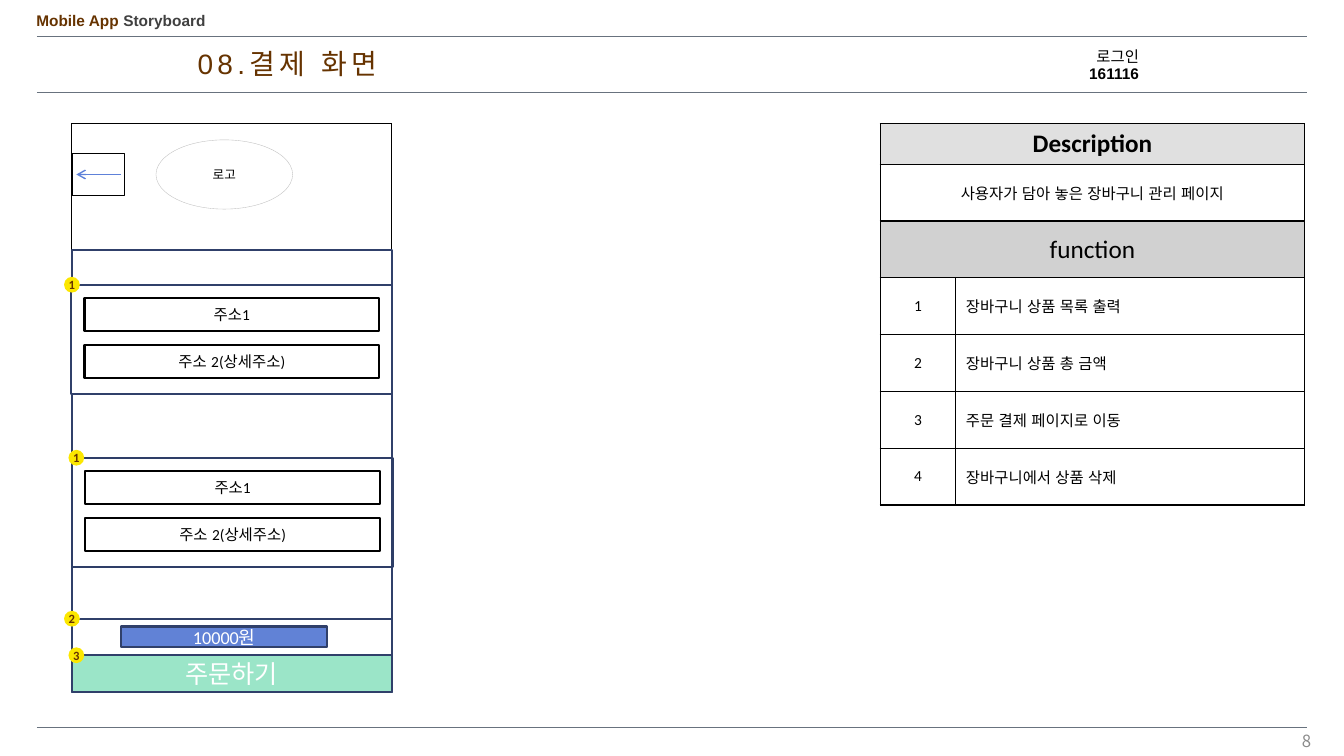
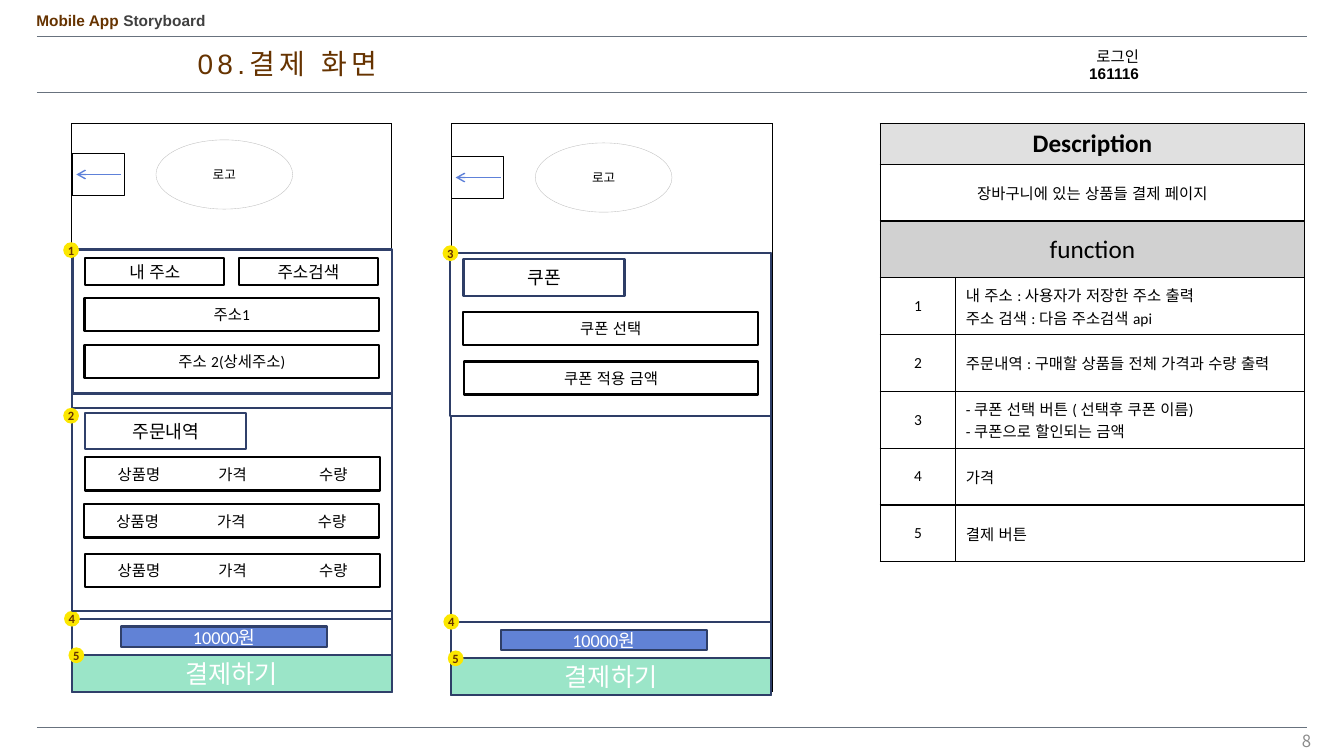
Before and after one commit to kangheechoul/document, a slide deck: slide 8 of 프레젠테이션 1.pptx. Drawn at 1344x756 pixels with LibreOffice and Linux fonts; fonts in the diff are those of the drawing. Boxes give left, top, right and bottom in pixels: in the first picture for what was removed or moved away, otherwise in the second. Text is boxed around its words. In the diff, an @@ line names an element or a change of style, - is before the commit and + after.

Commit message:
0525 app_ppt

```diff
--- a/프레젠테이션 1.pptx
+++ b/프레젠테이션 1.pptx
@@ rectangle added at [452, 124, 772, 692], outline #000000 0.75 pt @@
@@ ellipse added at [535, 143, 673, 213], outline #BFBFBF 0.25 pt, 9 pt, text #000000 @@
+로고
@@ table at [880, 124, 1305, 563] @@
-row 2, column 1: 사용자가 담아 놓은 장바구니 관리 페이지
+row 2, column 1: 장바구니에 있는 상품들 결제 페이지
-row 4: 1 | 장바구니 상품 목록 출력
-row 5: 2 | 장바구니 상품 총 금액
-row 6: 3 | 주문 결제 페이지로 이동
-row 7: 4 | 장바구니에서 상품 삭제
+row 4: 1 | 내 주소 : 사용자가 저장한 주소 출력 / 주소 검색 : 다음 주소검색 api
+row 5: 2 | 주문내역 : 구매할 상품들 전체 가격과 수량 출력
+row 6: 3 | - 쿠폰 선택 버튼 ( 선택후 쿠폰 이름) / - 쿠폰으로 할인되는 금액
+row 7: 4 | 가격
+row 8: 5 | 결제 버튼
@@ rectangle added at [452, 156, 504, 199], fill #FFFFFF, outline #000000 1 pt @@
@@ arrow added from (501, 177) to (456, 177), #5E81D9 1 pt @@
@@ ellipse "1": place and size @@
-ellipse "1" at [65, 277, 81, 293]
+ellipse "1" at [64, 242, 80, 258]
@@ rectangle: place and size @@
-rectangle at [72, 284, 392, 394]
+rectangle at [74, 249, 392, 393]
@@ rectangle added at [86, 258, 225, 285], fill #FFFFFF, outline #000000 1.5 pt, 12 pt, text #000000 @@
+내 주소
@@ rectangle added at [239, 258, 378, 285], fill #FFFFFF, outline #000000 1.5 pt, 12 pt, text #000000 @@
+주소검색
@@ ellipse added at [443, 245, 459, 261], fill #FCE700, 9 pt, text #663300, bold @@
+3
@@ rectangle added at [451, 253, 771, 415], fill #FFFFFF, outline #2E3E67 1.5 pt @@
@@ rectangle added at [452, 253, 771, 695], fill #FFFFFF, outline #2E3E67 1.5 pt @@
@@ rectangle added at [464, 259, 625, 296], fill #FFFFFF, outline #2E3E67 1.5 pt, 13 pt, text #000000 @@
+쿠폰
@@ rectangle added at [464, 312, 758, 345], fill #FFFFFF, outline #000000 1.5 pt, 11 pt, text #000000 @@
+쿠폰 선택
@@ rectangle added at [464, 362, 758, 395], fill #FFFFFF, outline #000000 1.5 pt, 11 pt, text #000000 @@
+쿠폰 적용 금액
@@ ellipse "2": place and size @@
-ellipse "2" at [69, 450, 85, 466]
+ellipse "2" at [64, 408, 80, 424]
@@ text in ellipse at [68, 412, 74, 424]: text changed @@
-1
+2
@@ rectangle: place and size @@
-rectangle at [72, 458, 392, 568]
+rectangle at [72, 408, 391, 611]
@@ rectangle added at [86, 412, 247, 450], fill #FFFFFF, outline #30416A 1.5 pt, 13 pt, text #000000 @@
+주문내역
@@ rectangle "상품명 가격 수량": place and size @@
-rectangle "상품명 가격 수량" at [86, 471, 380, 504]
+rectangle "상품명 가격 수량" at [86, 458, 380, 491]
@@ text in rectangle at [118, 467, 347, 481]: text changed @@
-주소1
+상품명 가격 수량
@@ rectangle added at [84, 504, 378, 537], fill #FFFFFF, outline #000000 1.5 pt, 11 pt, text #000000 @@
+상품명 가격 수량
@@ rectangle removed at [86, 518, 380, 552] @@
-주소 2(상세주소)
@@ rectangle added at [86, 554, 380, 587], fill #FFFFFF, outline #000000 1.5 pt, 11 pt, text #000000 @@
+상품명 가격 수량
@@ text in ellipse at [69, 615, 75, 627]: text changed @@
-2
+4
@@ ellipse added at [444, 614, 460, 630], fill #FCE700, 9 pt, text #663300, bold @@
+4
@@ rectangle added at [452, 622, 771, 696], fill #FFFFFF, outline #2E3E67 1.5 pt @@
@@ ellipse added at [448, 650, 464, 666], fill #FCE700, 9 pt, text #663300, bold @@
+5
@@ rectangle added at [452, 658, 771, 695], fill #9BE5C8, outline #2E3E67 1.5 pt, 18 pt, text #FFFFFF @@
+결제하기
@@ rectangle added at [501, 630, 707, 651], fill #6182D6, outline #2E3E67 1.5 pt, 13 pt, text #FFFFFF @@
+10000원
@@ text in rectangle at [185, 662, 278, 685]: text changed @@
-주문하기
+결제하기
```
Also in this commit, not shown: 2 slides added.
